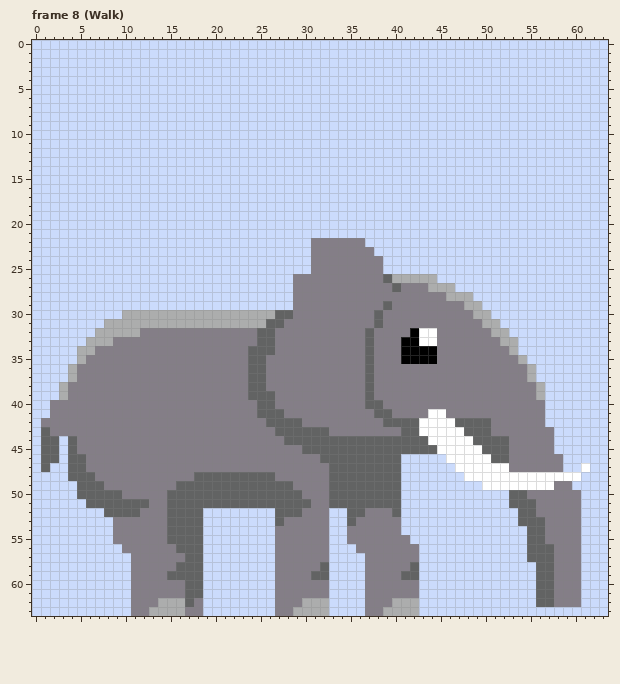
A pixel-art file gets an edit: Aseprite files/Elephant.aseprite. Above: the version before the commit.
64x64 pixels, 16 frames. Shown: frame 8 (Walk). The commit also changed other frames, which this record leaves out.
After:
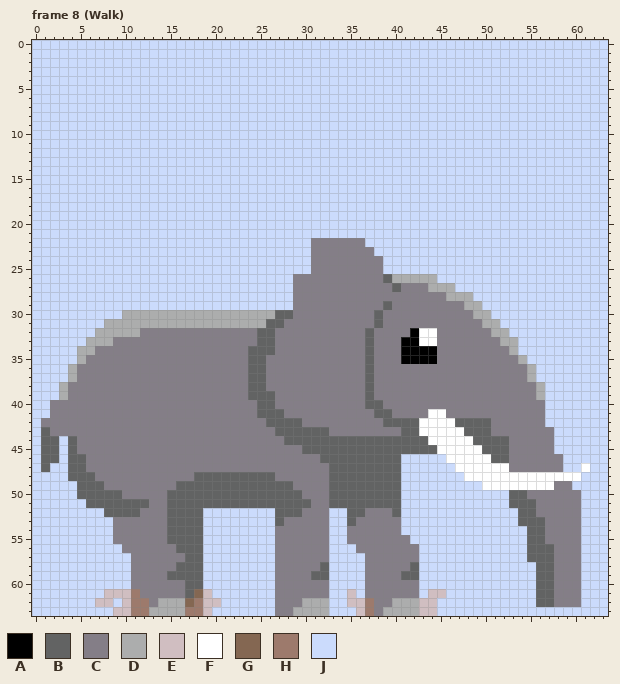
Palette (. is transparent): A #000000  B #626363  C #847e87  D #acadad  E #d0bec1  F #ffffff  G #846752  H #9d7a6c  J #cbdbfc
Edits made:
layer "Body" added
layer "Particles & whatnot" added
layer "Layer 2" removed
Frame 8 (Walk), layer "Particles & whatnot":
Colour J becomes colour E in row 61 at x 8 to 10, 19, 35 and 44 to 45; in row 62 at x 7 to 8, 10, 19 to 20, 35 to 36 and 43 to 44; in row 63 at x 9 to 10, 19, 36 and 43 to 44.
Colour B becomes colour G in row 61 at x 18; in row 62 at x 17.
Colour C becomes colour H in row 61 at x 11; in row 62 at x 11 to 12, 18 and 37; in row 63 at x 11 to 12, 17 to 18 and 37.
Changed places in both pictures, as pixel boxes (x1, y1, x2, y2):
changed: (95, 589, 221, 616)
changed: (347, 589, 374, 616)
changed: (419, 589, 446, 616)
